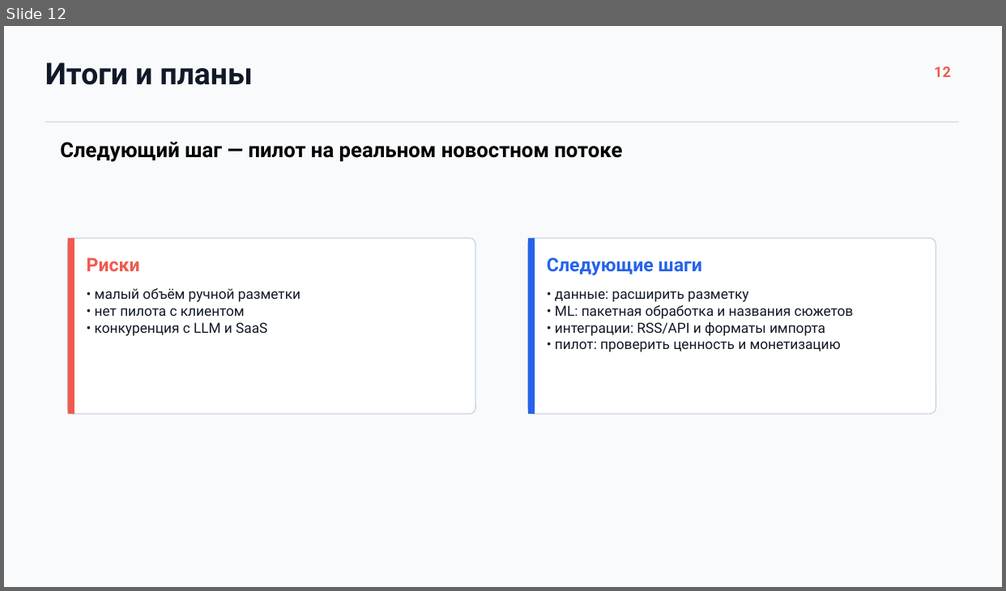
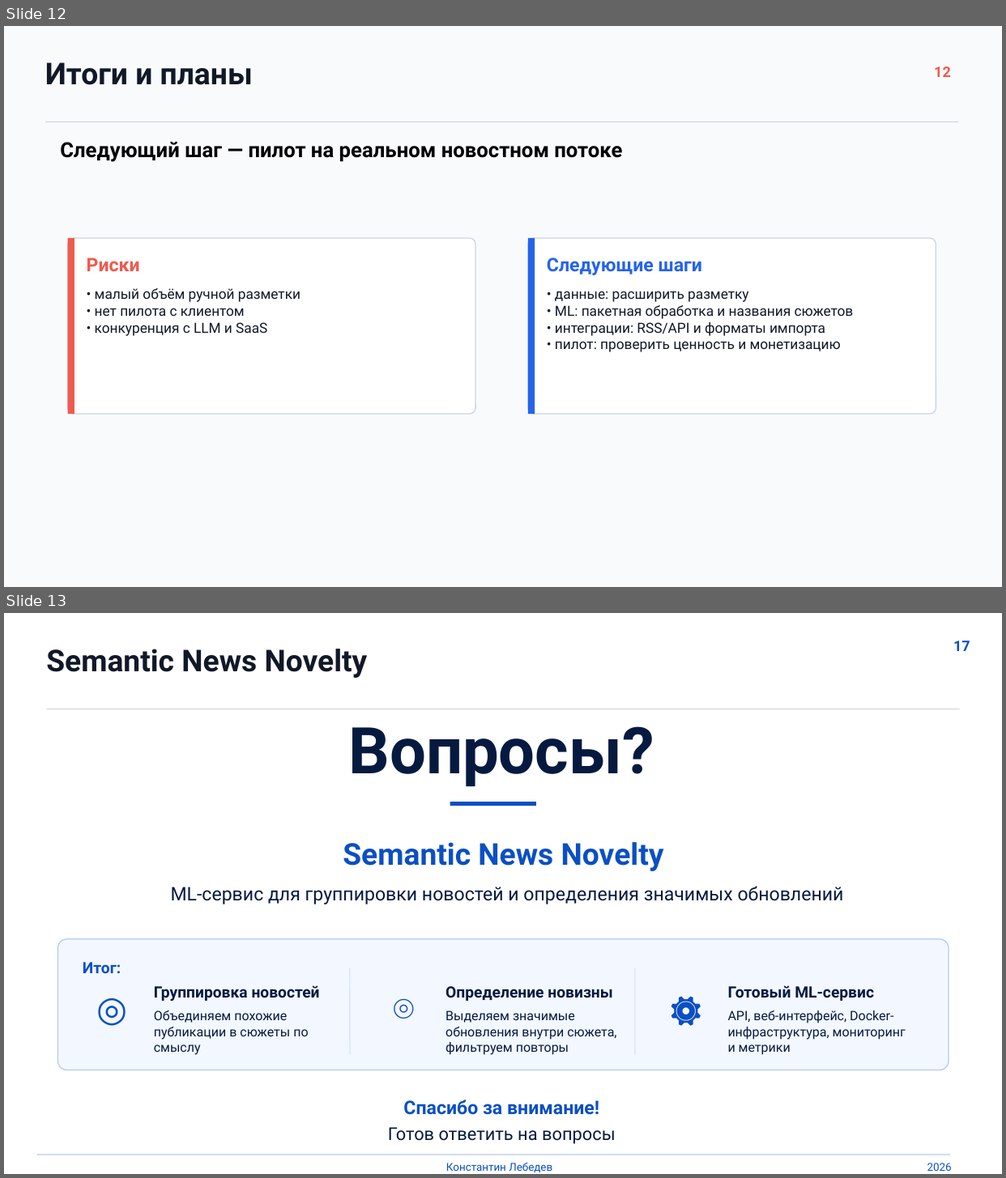
Before and after one commit to Corprus/news-flow-analysis, a slide deck: docs/Semantic News Novelty.pptx. Shown one above the other, each under a label of ours: slide 12 before the commit, slides 12 and 13 after it. The pictures are 1006x591 and 1006x1178 pixels, drawn with LibreOffice and Linux fonts; fonts in the diff are those of the drawing. Boxes give left, top, right and bottom in pixels: in the first picture for what was removed or moved away, otherwise in the second. Text is boxed around its words. In the diff, an @@ line names an element or a change of style, - is before the commit and + after.

```diff
--- a/docs/Semantic News Novelty.pptx
+++ b/docs/Semantic News Novelty.pptx
@@ slide 13 added at <box>4,613,1002,1174</box>, background #FFFFFF @@
@@ text added at <box>46,649,368,678</box>, 29 pt, text #111827, bold @@
+Semantic News Novelty
@@ text added at <box>953,641,970,651</box>, 14 pt, text #0B4FC3, bold @@
+17
@@ line added from (47, 709) to (960, 709), #CBD5E1 0.8 pt @@
@@ text added at <box>348,726,654,786</box>, 62 pt, text #061A40, bold @@
+Вопросы?
@@ line added from (450, 804) to (536, 804), #0B4FC3 4 pt @@
@@ text added at <box>343,842,664,871</box>, 29 pt, text #0B4FC3, bold @@
+Semantic News Novelty
@@ text added at <box>171,886,844,905</box>, 18 pt, text #061A40 @@
+ML-сервис для группировки новостей и определения значимых обновлений
@@ rounded rectangle added at <box>58,939,948,1071</box>, fill #F3F7FF at 92% opacity, outline #B7CBEE 1 pt @@
@@ text added at <box>83,962,121,973</box>, 15 pt, text #0B4FC3, bold @@
+Итог:
@@ line added from (350, 969) to (350, 1055), #D8E6FF 1 pt @@
@@ line added from (635, 969) to (635, 1055), #D8E6FF 1 pt @@
@@ text added at <box>83,987,141,1029</box>, 34 pt, text #0B4FC3 @@
+◎
@@ text added at <box>154,986,320,1001</box>, 15 pt, text #061A40, bold @@
+Группировка новостей
@@ text added at <box>374,987,433,1029</box>, 34 pt, text #0B4FC3 @@
+⌾
@@ text added at <box>445,986,612,1001</box>, 15 pt, text #061A40, bold @@
+Определение новизны
@@ text added at <box>657,987,715,1029</box>, 34 pt, text #0B4FC3 @@
+⚙
@@ text added at <box>728,986,874,1001</box>, 15 pt, text #061A40, bold @@
+Готовый ML-сервис
@@ text added at <box>154,1011,308,1055</box>, 12.5 pt, text #061A40 @@
+Объединяем похожие публикации в сюжеты по смыслу
@@ text added at <box>445,1011,616,1055</box>, 12.5 pt, text #061A40 @@
+Выделяем значимые обновления внутри сюжета, фильтруем повторы
@@ text added at <box>728,1011,906,1055</box>, 12.5 pt, text #061A40 @@
+API, веб-интерфейс, Docker-инфраструктура, мониторинг и метрики
@@ text added at <box>403,1100,599,1115</box>, 18 pt, text #0B4FC3, bold @@
+Спасибо за внимание!
@@ text added at <box>388,1127,616,1144</box>, 17 pt, text #061A40 @@
+Готов ответить на вопросы
@@ line added from (37, 1155) to (950, 1155), #B7CBEE 1 pt @@
@@ text added at <box>446,1163,552,1173</box>, 10.5 pt, text #0B4FC3 @@
+Константин Лебедев
@@ text added at <box>927,1163,952,1171</box>, 10.5 pt, text #0B4FC3 @@
+2026
```
Also in this commit, not shown: 1 other file.
